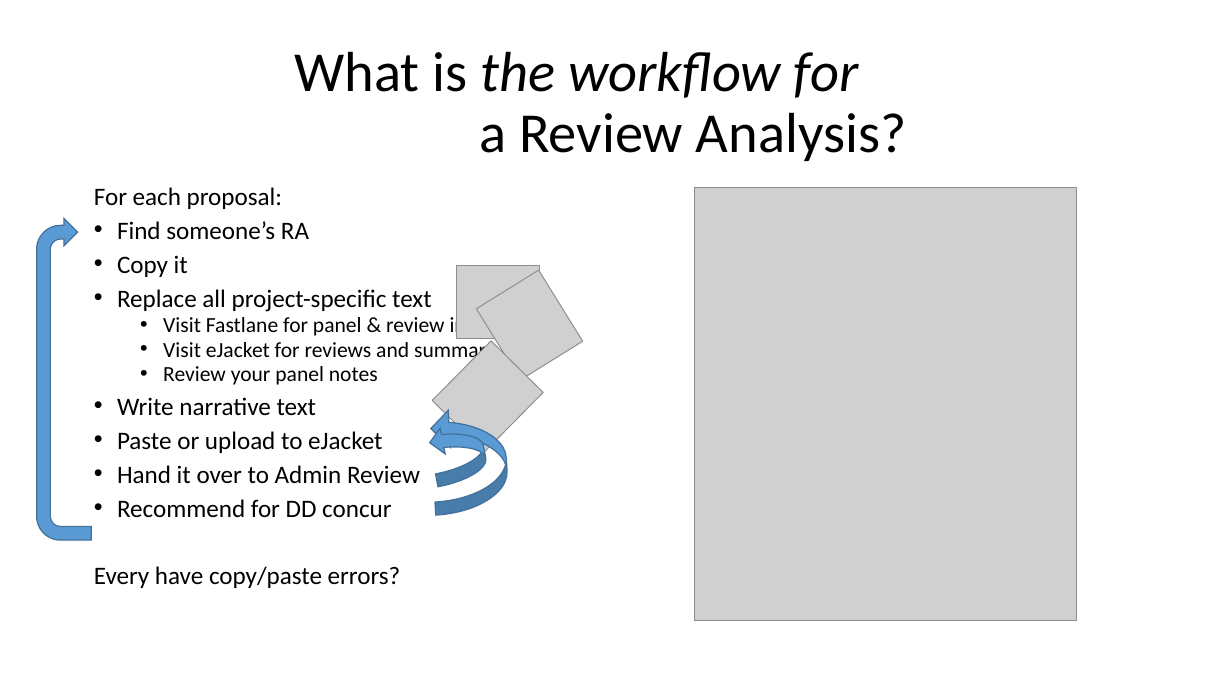
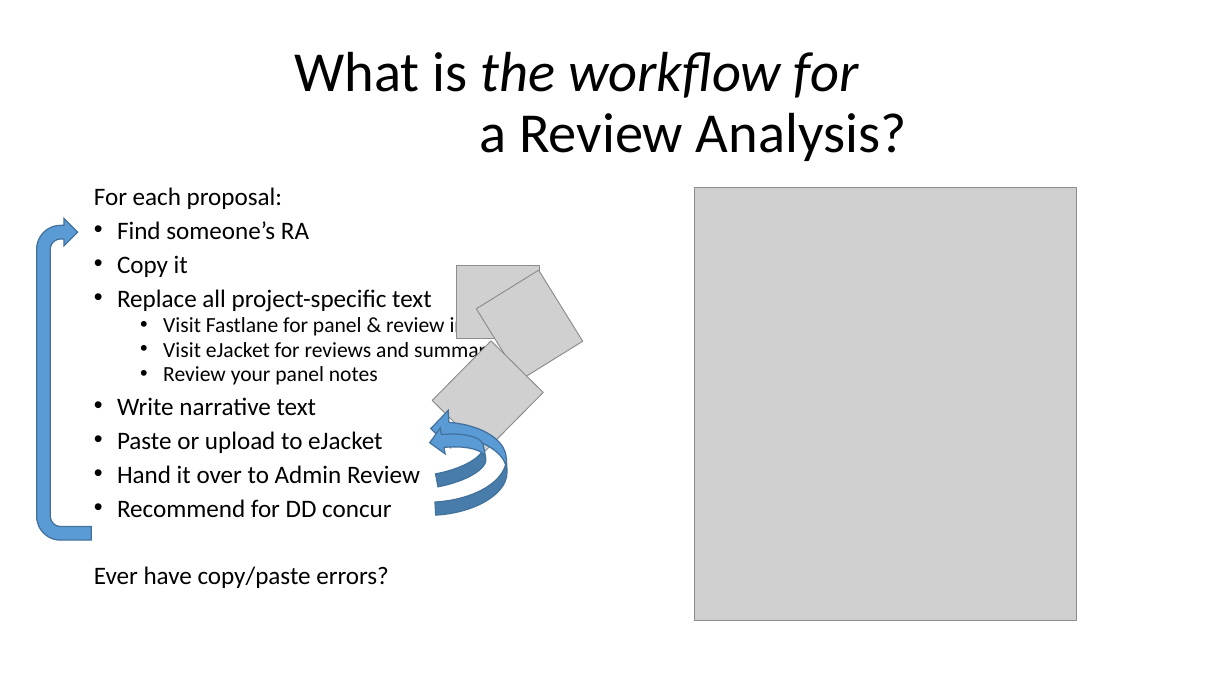
Before and after one commit to NSF-ENG/excelSQL, a slide deck: slide 6 of RoboRA/what is Robo RA.pptx. Drawn at 1232x693 pixels with LibreOffice and Linux fonts; fonts in the diff are those of the drawing; grey boxes stand for pictures. Boxes give left, top, right and bottom in pixels: in the first picture for what was removed or moved away, otherwise in the second. Text is boxed around its words. In the diff, an @@ line names an element or a change of style, - is before the commit and + after.

```diff
--- a/RoboRA/what is Robo RA.pptx
+++ b/RoboRA/what is Robo RA.pptx
@@ text at (94, 566, 389, 588): text changed @@
-Every have copy/paste errors?
+Ever have copy/paste errors?
```
Also in this commit, not shown: 3 other slides changed, 28 other files.
